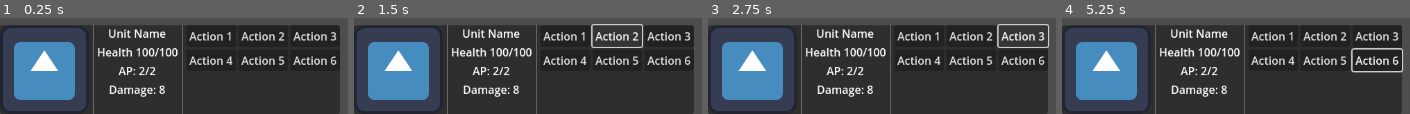
Above: before the commit, frames 1-4 (left to right).
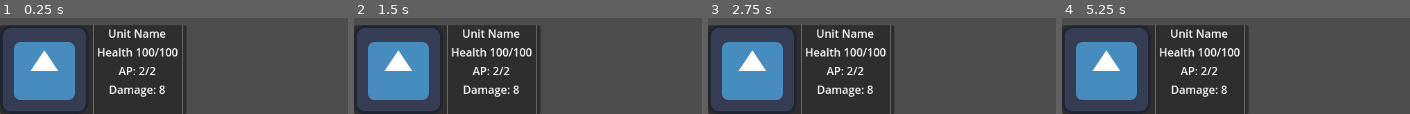
Above: after the commit, the same moments.

Repository: martinspp/civ-clone-thing
Game: Godot game, scene res://scenes/UI/Play/UnitUI.tscn
Two runs of this game, one before a commit and one after it. Both use one fixed random seed, a clock stepped at 60 frames per second and the inputs below. This scene is started directly instead of the project's main scene. The engine's default icon, where the game draws it, is replaced by a stand-in: a white triangle on a blue panel in a dark square.
Inputs (mouse positions are in pixels of both pictures, inside the frame that each line leads up to):
- Up to frame 1 (0.25 s): no input
- Up to frame 2 (1.5 s): click (566, 36) at 0.5 s, where only the run before the commit has a clickable "Action 1"; click (618, 36) at 1.25 s, where only the run before the commit has a clickable "Action 2"
- Up to frame 3 (2.75 s): click (1024, 36) at 2 s, where only the run before the commit has a clickable "Action 3"
- Up to frame 4 (5.25 s): click (1274, 60) at 2.75 s, where only the run before the commit has a clickable "Action 4"; click (1326, 60) at 3.5 s, where only the run before the commit has a clickable "Action 5"; click (1378, 60) at 4.25 s, where only the run before the commit has a clickable "Action 6"; tap Enter at 5 s; move the mouse to (outside the picture) at 5.02 s; hold Right (ui_right) from 5.03 s (still down); tap Mouse wheel up (zoom_in) at 5.1 s; click (outside the picture) at 5.17 s

The runs differ from the first frame. In frame 1, 40% of the frame differs, in the area x 53-98%, y 7-100%; in frame 2, 38%; in frame 3, 38%; in frame 4, 40%.

Commit message:
unit selection

Diff:
--- a/resources/Units/UnitType.gd
+++ b/resources/Units/UnitType.gd
@@ -8,3 +8,4 @@
 @export var sprite: CompressedTexture2D
 @export var actions: Array[String]
 @export var attack_damage: float
+@export var action_points: int
--- a/resources/Units/warrior.tres
+++ b/resources/Units/warrior.tres
@@ -11,3 +11,4 @@
 sprite = ExtResource("2_dn2xr")
 actions = Array[String](["move", "attack_unit_melee"])
 attack_damage = 0.0
+action_points = 0
--- a/scenes/UI/Play/UnitUI.tscn
+++ b/scenes/UI/Play/UnitUI.tscn
@@ -1,13 +1,21 @@
-[gd_scene load_steps=2 format=3 uid="uid://dew133bodp7bk"]
+[gd_scene load_steps=3 format=3 uid="uid://dew133bodp7bk"]
 
 [ext_resource type="Texture2D" uid="uid://f58jlja3fu0l" path="res://icon.svg" id="1_ck7hx"]
+[ext_resource type="Script" path="res://scripts/ui/UnitUI.gd" id="1_p54cy"]
 
-[node name="UnitUI" type="Control"]
+[node name="UnitUI" type="Control" node_paths=PackedStringArray("thumbnail", "unit_name_label", "health_label", "action_points_label", "damage_label", "actions_grid")]
 layout_mode = 3
 anchors_preset = 2
 anchor_top = 1.0
 anchor_bottom = 1.0
 grow_vertical = 0
+script = ExtResource("1_p54cy")
+thumbnail = NodePath("Panel/HBoxContainer/TextureRect")
+unit_name_label = NodePath("Panel/HBoxContainer/VBoxContainer/Label")
+health_label = NodePath("Panel/HBoxContainer/VBoxContainer/Health")
+action_points_label = NodePath("Panel/HBoxContainer/VBoxContainer/AP")
+damage_label = NodePath("Panel/HBoxContainer/VBoxContainer/Damage")
+actions_grid = NodePath("Panel/HBoxContainer/ActionsGrid")
 
 [node name="Panel" type="PanelContainer" parent="."]
 layout_mode = 1
@@ -58,35 +66,6 @@
 auto_translate_mode = 1
 layout_mode = 2
 
-[node name="GridContainer" type="GridContainer" parent="Panel/HBoxContainer"]
+[node name="ActionsGrid" type="GridContainer" parent="Panel/HBoxContainer"]
 layout_mode = 2
 columns = 3
-
-[node name="Button" type="Button" parent="Panel/HBoxContainer/GridContainer"]
-layout_mode = 2
-text = "Action 1"
-
-[node name="Button2" type="Button" parent="Panel/HBoxContainer/GridContainer"]
-auto_translate_mode = 1
-layout_mode = 2
-text = "Action 2"
-
-[node name="Button3" type="Button" parent="Panel/HBoxContainer/GridContainer"]
-auto_translate_mode = 1
-layout_mode = 2
-text = "Action 3"
-
-[node name="Button4" type="Button" parent="Panel/HBoxContainer/GridContainer"]
-auto_translate_mode = 1
-layout_mode = 2
-text = "Action 4"
-
-[node name="Button5" type="Button" parent="Panel/HBoxContainer/GridContainer"]
-auto_translate_mode = 1
-layout_mode = 2
-text = "Action 5"
-
-[node name="Button6" type="Button" parent="Panel/HBoxContainer/GridContainer"]
-auto_translate_mode = 1
-layout_mode = 2
-text = "Action 6"
--- a/scenes/units/unit.tscn
+++ b/scenes/units/unit.tscn
@@ -1,6 +1,7 @@
-[gd_scene load_steps=3 format=3 uid="uid://c3ks0spf6nsc8"]
+[gd_scene load_steps=4 format=3 uid="uid://c3ks0spf6nsc8"]
 
 [ext_resource type="Script" path="res://scripts/units/Unit.gd" id="1_vhdn0"]
+[ext_resource type="Texture2D" uid="uid://f58jlja3fu0l" path="res://icon.svg" id="2_guxsr"]
 
 [sub_resource type="RectangleShape2D" id="RectangleShape2D_u2rtw"]
 size = Vector2(50, 50)
@@ -10,7 +11,11 @@
 sprite_2d = NodePath("Sprite2D")
 
 [node name="Sprite2D" type="Sprite2D" parent="."]
+scale = Vector2(0.5, 0.5)
+texture = ExtResource("2_guxsr")
 
 [node name="CollisionShape2D" type="CollisionShape2D" parent="."]
 position = Vector2(0, 0.5)
 shape = SubResource("RectangleShape2D_u2rtw")
+
+[connection signal="input_event" from="." to="." method="_on_input_event"]
--- a/scripts/services/PlayEventBus.gd
+++ b/scripts/services/PlayEventBus.gd
@@ -10,8 +10,8 @@
 
 signal hex_clicked(clicked_hex: Hex, event: InputEvent)
 signal settlement_clicked(settlement: Settlement)
-signal unit_clicked(unit: Unit)
 
+signal unit_selected(unit: Unit)
 
 signal settlement_highlighted(settlement: Settlement)
 signal settlement_unhighlighted()
--- /dev/null
+++ b/scripts/ui/UnitUI.gd
@@ -0,0 +1,28 @@
+extends Control
+
+class_name UnitUI
+
+@export var thumbnail: TextureRect
+@export var unit_name_label: Label
+@export var health_label: Label
+@export var action_points_label: Label
+@export var damage_label: Label
+@export var actions_grid : GridContainer
+
+
+func _ready() -> void:
+	pass
+
+func set_ui_data(unit : Unit) -> void:
+	thumbnail.texture = unit.unit_data.sprite
+	unit_name_label.text = unit.unit_data.unit_name
+	health_label.text = str(unit.unit_data.health)
+	action_points_label.text = str(unit.unit_data.action_points)
+	damage_label.text = str(unit.unit_data.attack_damage)
+
+func population_actions_grid(unit: Unit) -> void:
+	for action in unit.unit_data.actions:
+		var action_button : Button = Button.new()
+		action_button.text = action
+		actions_grid.add_child(action_button)
+		action_button.connect("pressed", UnitActions.callable_dict[action])
--- a/scripts/units/Unit.gd
+++ b/scripts/units/Unit.gd
@@ -1,5 +1,7 @@
 extends Node2D
 class_name Unit
+
+static var selected_unit: Unit
 
 # should only be set once when Unit.gd is initialized
 var unit_data: UnitType:
@@ -20,6 +22,8 @@
 	pass
 
 func perform_action(action: String,target: Variant):
+	if UnitActions.callable_dict[action]["targeted"] && (target == null):
+		print("no target given")
 	var action_message: ActionMessage = Callable(UnitActions,action).callv([self, target])
 	if action_message.success == false:
 		print(action_message.message)
@@ -29,8 +33,15 @@
 	dict["unit_type"] = unit_data.unit_name
 	dict["health"] = unit_data.health
 	dict["owner_id"] = player.id
+	dict["action_points"] = unit_data.action_points
 	return dict
 
 func deserialize(data: Dictionary) -> void:
+	#TODO proper deserialization from json for Unit
 	unit_data = ResourceRegistry.get_unit_type_by_name(data["unit_type"]).new()
 	player = GameStateService.data_service.get_player_by_id(data["onwer_id"])
+
+func _on_input_event(_viewport:Node, event:InputEvent, _shape_idx:int) -> void:
+	if event is InputEventMouseButton && event.button_index == MOUSE_BUTTON_LEFT && event.pressed:
+		selected_unit = self
+		PlayEventBus.unit_selected.emit(Unit)
--- a/scripts/units/UnitActions.gd
+++ b/scripts/units/UnitActions.gd
@@ -3,12 +3,16 @@
 class_name UnitActions
 
 static var callable_dict = {
-	"attack_unit_melee" = attack_unit_melee
+	"attack_unit_melee" = {"func": attack_unit_melee, "targeted": true},
+	"move" = {"func":move, "targeted": true}
+
 }
-
 static func attack_unit_melee(unit_from: Unit, target: Variant) -> ActionMessage:
 	if target is Unit:
 		target.unit_data.health -= unit_from.unit_data.attack_damage
 		return ActionMessage.new(true, "")
 	else:
 		return ActionMessage.new(false, "Target isn't a unit")
+
+static func move(unit_from: Unit, target: Variant) -> ActionMessage:
+	return ActionMessage.new(false, "Not implemented")
